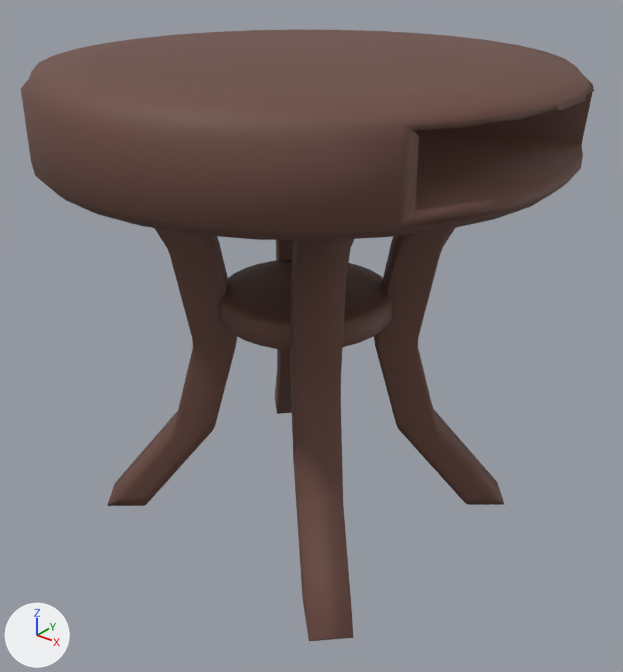
The Blender file assets/models/zones/living_room/end_table.blend: old version first, new version second.
One viewpoint serves both versions: a 50 mm camera at (0.571, -0.703, 0.662) aimed at (0.013, -0.005, 0.23). Every picture has the same lights, and +X, +Y and +Z are marked at lower left.

Objects in the first picture: 'end-table-col'.
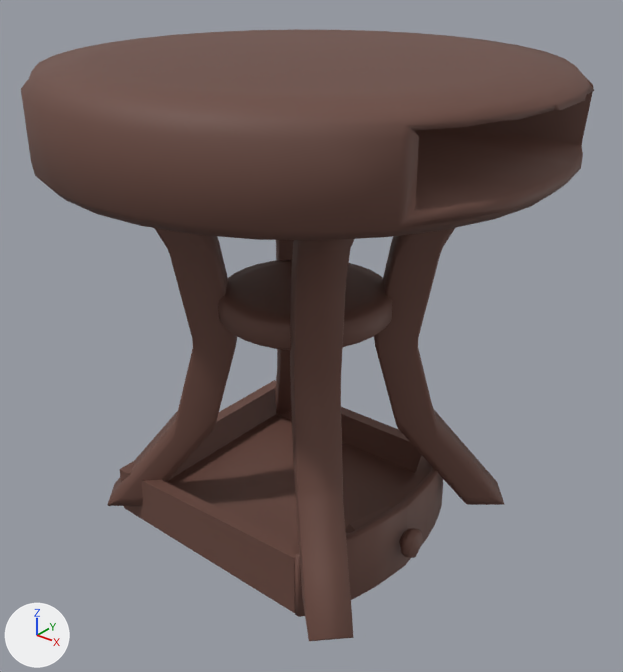
Commit message: changed end table to use mesh paths

Where the newer file only moved an object's origin or applied its transform, the numbers keep the older frame.

What differs and where, as boxes [x1, y1, x2, y2] in the pictures (623 x 672 px):
'drawer', added (brown): after [120, 380, 443, 617]

The edits, one by one:
Material 'wood.001' (mat_wood_001) is new.
Its base color is (0.15, 0.0685, 0.0518) (brown #6c4a40).
Its roughness is 0.64.
Mesh me_drawer is new.
It has 392 vertices, 385 faces and spans x -0.183..0.171, y -0.146..0.151, z -0.035..0.052.
It uses material mat_wood_001 (brown #6c4a40).
Object 'drawer' (ob_drawer) is new; it shows me_drawer.
Its location is (0.0, 0.0, 0.0).
